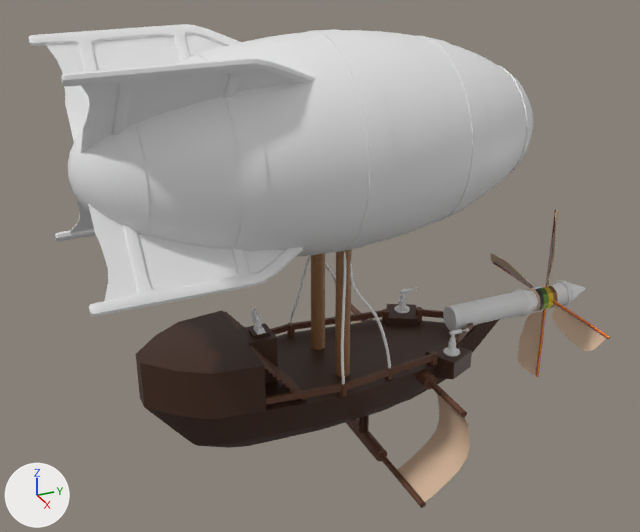
Before and after pictures for a commit that changed the Blender file Assets/Models/Blend/Airship.blend.
Rendered twice from a camera (50 mm lens) standing at (98.0, -38.7, 62.1) and looking at (-2.0, 6.3, 12.1). Every picture has the same lights, and +X, +Y and +Z are marked at lower left.

Objects in the first picture: 'Blimp', 'Cylinder', 'Cylinder.002', 'Deck', 'Grapple Base', 'Grapple Deck', 'Grapple Launcher  Top R', 'Grapple Launcher R', 'Grapple Launcher Top L', 'Lower Sails', 'Mast', 'Probeller rod', 'Ropes', 'Sail Pegs', 'Stairs', 'Wheel.001'.
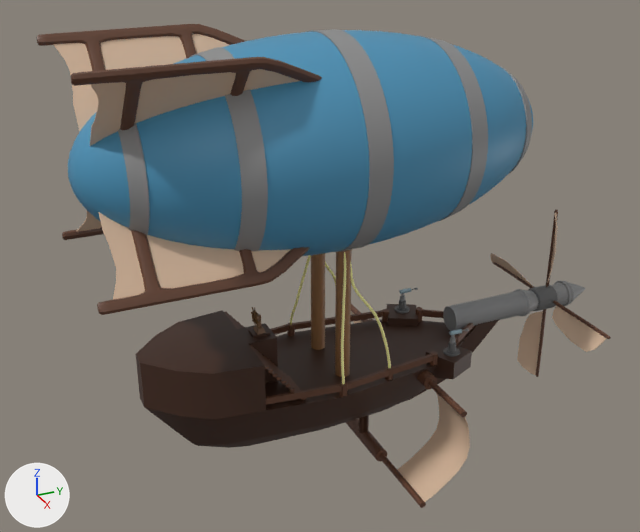
Changed parts and their boxes [x1, y1, x2, y2] in the pictures (640 x 532 px; the box of a moved part takes in the faces that stretch with it):
'Blimp', recoloured, reshaped, surface changed (grey to blue): before [29, 24, 533, 317]; after [36, 24, 533, 315]
'Probeller rod', recoloured, surface changed: [443, 281, 585, 331] in both
'Ropes', recoloured, surface changed (grey to yellow): [290, 252, 391, 384] in both
'Grapple Base', recoloured (grey to black): [394, 299, 460, 357] in both
'Wheel.001', recoloured, surface changed: [253, 314, 266, 334] in both
'Grapple Launcher  Top R', recoloured, surface changed: [449, 329, 462, 335] in both
'Grapple Launcher Top L', recoloured, surface changed: [399, 288, 411, 294] in both
'Grapple Launcher R', recoloured, surface changed: [450, 335, 456, 344] in both
part 4 of me_cylinder_007, surface changed: [493, 210, 611, 377] in both
part 5 of me_sphere_001, moved or reshaped: before [81, 70, 292, 153]; after [90, 69, 299, 146]
part 6 of me_sphere_001, moved or reshaped: before [61, 58, 315, 136]; after [71, 57, 322, 131]
part 7 of me_sphere_001, moved or reshaped: before [46, 34, 225, 141]; after [54, 34, 229, 132]
part 8 of me_sphere_001, moved or reshaped: before [29, 24, 241, 72]; after [36, 24, 245, 71]
part 9 of me_sphere_001, moved or reshaped: before [88, 204, 284, 301]; after [98, 212, 291, 300]
part 10 of me_sphere_001, moved or reshaped: before [89, 224, 304, 317]; after [97, 230, 310, 315]
part 11 of me_sphere_001, moved or reshaped: before [70, 199, 94, 233]; after [77, 211, 102, 232]
part 12 of me_sphere_001, moved or reshaped: before [55, 229, 95, 241]; after [62, 228, 104, 240]
part 13 of me_sphere_001, surface changed (grey to blue): before [68, 29, 533, 257]; after [68, 29, 533, 256]

What changed in the scene script:
```text
Change me_cylinder_002:
    where me_cylinder_002.from_pydata(...)  # 384 vertices, 324 faces; spans x -8.3..8.3, y 21.2..23.5, z -0.6..1.3
    add me_cylinder_002.materials.append(mat_taht_material_thing)  # picture img_blender_palette_png
Change me_cylinder_004:
    where me_cylinder_004.from_pydata(...)  # 128 vertices, 98 faces; spans x 6.74..7.51, y 22.02..22.8, z 1.17..2.8
    me_cylinder_004 part 1: texture (UV) coordinates of 98 of 98 faces, centred in x 6.74..7.51, y 22.03..22.79, z 1.17..2.8, changed; they spanned u 0.0..1.0, v 0.01..1.0 and now span u 0.51..0.61, v 0.88..0.99
    add me_cylinder_004.materials.append(mat_taht_material_thing)  # picture img_blender_palette_png
Change me_cube_006:
    where me_cube_006.from_pydata(...)  # 84 vertices, 50 faces; spans x -1.06..1.06, y -4.07..-2.74, z 5.18..7.72
    me_cube_006 part 2: texture (UV) coordinates of 50 of 50 faces, centred in x -0.85..0.85, y -4.07..-2.87, z 5.18..7.72, changed; they spanned u 0.0..1.0, v 0.0..1.0 and now span u 0.51..0.62, v 0.38..0.49
    add me_cube_006.materials.append(mat_taht_material_thing)  # picture img_blender_palette_png
Change me_cylinder_006:
    where me_cylinder_006.from_pydata(...)  # 769 vertices, 738 faces, 1 loose edge; spans x -2.1..2.1, y 26.4..51.2, z -1.4..2.8
    me_cylinder_006 part 3: texture (UV) coordinates of 738 of 738 faces, centred in x -2.1..2.1, y 26.4..51.2, z -1.4..2.8, changed; they spanned u 0.0..1.0, v 0.01..1.0 and now span u 0.56..0.61, v 0.9..0.95
    add me_cylinder_006.materials.append(mat_taht_material_thing)  # picture img_blender_palette_png
Change me_cylinder_007:
    where me_cylinder_007.from_pydata(...)  # 592 vertices, 544 faces; spans x -14.4..14.4, y 41.2..44.8, z -13.7..15.1
    me_cylinder_007 part 4: texture (UV) coordinates of 384 of 544 faces, centred in x -14.3..14.4, y 41.2..44.8, z -13.7..15.1, changed; they spanned u 0.0..1.0, v 0.0..1.0 and now span u 0.66..0.72, v 0.39..0.94
Change me_sphere_001:
    remove me_sphere_001.from_pydata(...)  # 4462 vertices, 4444 faces; spans x -13.7..13.7, y -26.1..36.8, z 16.2..43.8
    add me_sphere_001.from_pydata(...)  # 4462 vertices, 4444 faces; spans x -13.7..13.7, y -25.2..36.8, z 16.2..43.8
    me_sphere_001 part 5: the loose piece of 65 vertices spanning x 1.5..11.3, y -24.6..1.9, z 32.5..43.3 is moved by (0.0, 0.9, 0.0)
    me_sphere_001 part 6: the loose piece of 234 vertices spanning x 3.6..11.8, y -26.1..3.2, z 34.8..43.8 is moved by (0.0, 0.9, 0.0)
    me_sphere_001 part 7: the loose piece of 65 vertices spanning x -11.3..-1.5, y -24.6..1.9, z 32.5..43.3 is moved by (0.0, 0.9, 0.0)
    me_sphere_001 part 8: the loose piece of 234 vertices spanning x -11.8..-3.6, y -26.1..3.2, z 34.8..43.8 is moved by (0.0, 0.9, 0.0)
    me_sphere_001 part 9: the loose piece of 65 vertices spanning x 1.5..11.3, y -24.6..1.9, z 18.4..29.2 is moved by (0.0, 0.9, 0.0)
    me_sphere_001 part 10: the loose piece of 234 vertices spanning x 3.6..11.8, y -26.1..3.2, z 17.9..26.8 is moved by (0.0, 0.9, 0.0)
    me_sphere_001 part 11: the loose piece of 65 vertices spanning x -11.3..-1.5, y -24.6..1.9, z 18.4..29.2 is moved by (0.0, 0.9, 0.0)
    me_sphere_001 part 12: the loose piece of 234 vertices spanning x -11.8..-3.6, y -26.1..3.2, z 17.9..26.8 is moved by (0.0, 0.9, 0.0)
    me_sphere_001 part 13: texture (UV) coordinates of 4444 of 4444 faces, centred in x -13.7..13.7, y -26.0..36.5, z 16.3..43.7, changed; they spanned u 0.0..1.0, v 0.0..1.0 and now span u 0.28..0.68, v 0.41..0.92
    add me_sphere_001.materials.append(mat_taht_material_thing)  # picture img_blender_palette_png
Change me_cylinder_011:
    where me_cylinder_011.from_pydata(...)  # 10600 vertices, 10434 faces, 52 loose edges; spans x -17.0..17.0, y 4.6..12.3, z -0.2..17.4
    me_cylinder_011 part 14: texture (UV) coordinates of 10434 of 10434 faces, centred in x -9.1..9.1, y 4.6..12.3, z -0.2..17.4, changed; they spanned u 0.0..1.0, v 0.01..1.0 and now span u 0.52..0.61, v 0.64..0.73
    add me_cylinder_011.materials.append(mat_taht_material_thing)  # picture img_blender_palette_png
Change me_cylinder_008:
    where me_cylinder_008.from_pydata(...)  # 160 vertices, 126 faces; spans x -0.31..0.32, y -0.57..1.22, z -0.3..0.3
    me_cylinder_008 part 15: texture (UV) coordinates of 126 of 126 faces, centred in x -0.31..0.31, y -0.57..1.22, z -0.3..0.3, changed; they spanned u 0.0..1.0, v 0.0..1.0 and now span u 0.15..0.24, v 0.02..0.11
    add me_cylinder_008.materials.append(mat_taht_material_thing)  # picture img_blender_palette_png
Change me_cylinder_010:
    where me_cylinder_010.from_pydata(...)  # 160 vertices, 126 faces; spans x -1.16..0.57, y -0.53..0.95, z -0.3..0.3
    used by ob_grapple_launcher_top_l; location = (-7.1, 22.5, 2.8); rotation_euler = (0.0, 0.0, -0.971), in degrees (0, 0, -56)
    me_cylinder_010 part 16: texture (UV) coordinates of 126 of 126 faces, centred in x -0.99..0.55, y -0.5..0.71, z -0.3..0.3, changed; they spanned u 0.0..1.0, v 0.0..1.0 and now span u 0.15..0.22, v 0.03..0.1
    add me_cylinder_010.materials.append(mat_taht_material_thing)  # picture img_blender_palette_png
```
